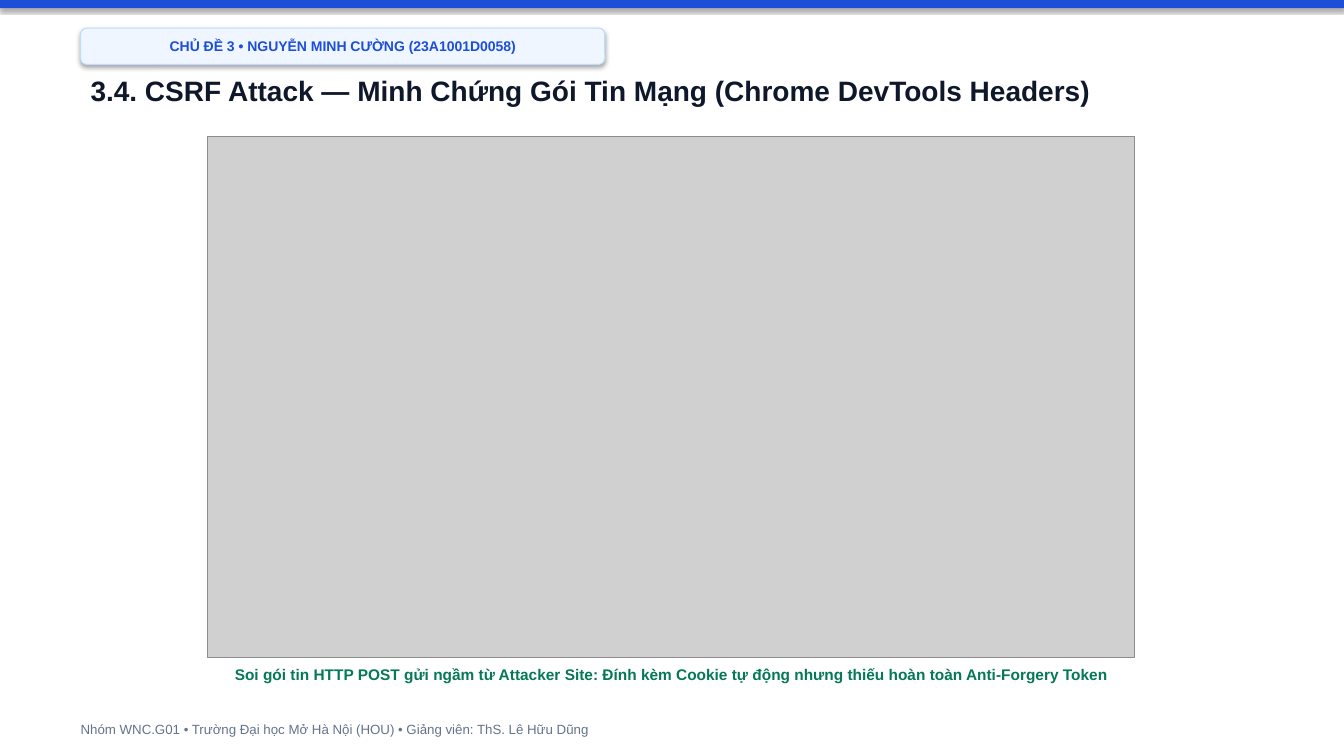
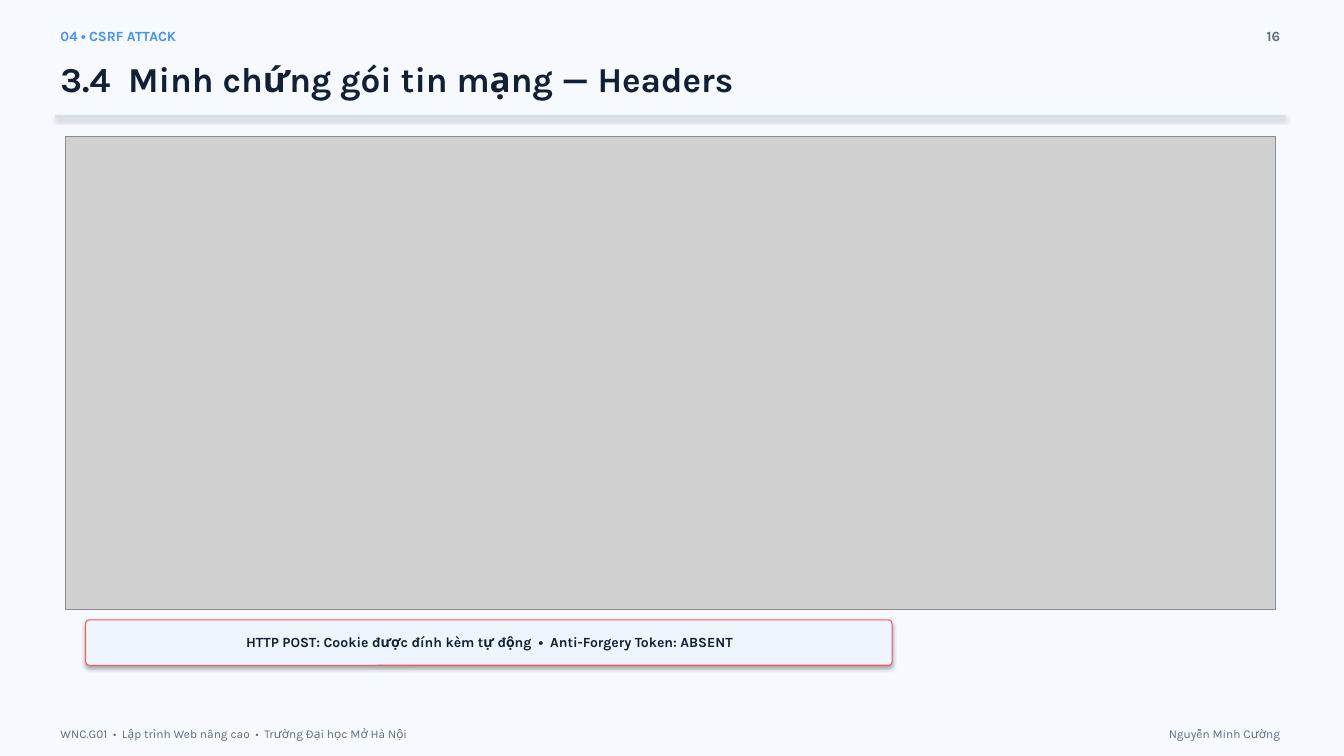
Before and after one commit to hocjsoo/OWASP_Demo, a slide deck: slide 16 of Slide_OWASP_Top3_Nhom_WNC_G01.pptx. Drawn at 1344x756 pixels with LibreOffice and Linux fonts; fonts in the diff are those of the drawing; grey boxes stand for pictures. Boxes give left, top, right and bottom in pixels: in the first picture for what was removed or moved away, otherwise in the second. Text is boxed around its words. In the diff, an @@ line names an element or a change of style, - is before the commit and + after.

Commit message:
fix: adjust bounding boxes and offsets to eliminate text and badge overlaps

```diff
--- a/Slide_OWASP_Top3_Nhom_WNC_G01.pptx
+++ b/Slide_OWASP_Top3_Nhom_WNC_G01.pptx
@@ background #FFFFFF to #F6F9FD @@
@@ rectangle removed at (0, 0, 1344, 8) @@
@@ rounded rectangle removed at (81, 28, 605, 65) @@
-CHỦ ĐỀ 3 • NGUYỄN MINH CƯỜNG (23A1001D0058)
@@ text added at (60, 32, 176, 41), 10 pt, text #4191FF, bold @@
+04 • CSRF ATTACK
@@ text added at (1267, 32, 1280, 41), 10 pt, text #5D6C82, bold @@
+16
@@ text at (60, 64, 734, 101): text changed; size 20 to 25 pt; font Arial to Karla; text colour #0F172A to #121F34 @@
-3.4. CSRF Attack — Minh Chứng Gói Tin Mạng (Chrome DevTools Headers)
+3.4 Minh chứng gói tin mạng — Headers
@@ rectangle added at (55, 116, 1286, 117), fill #D6E0ED, outline #D6E0ED 0.75 pt @@
@@ picture: place and size @@
-picture at (208, 136, 1135, 657)
+picture at (66, 136, 1275, 610)
@@ rounded rectangle added at (86, 620, 892, 665), fill #EFF5FC, outline #EF5B5B 0.75 pt @@
@@ text at (246, 636, 732, 651): text changed; size 11 to 10 pt; font Arial to Karla; text colour #047857 to #121F34 @@
-Soi gói tin HTTP POST gửi ngầm từ Attacker Site: Đính kèm Cookie tự động nhưng thiếu hoàn toàn Anti-Forgery Token
+HTTP POST: Cookie được đính kèm tự động • Anti-Forgery Token: ABSENT
@@ text at (60, 729, 386, 741): text changed; size 9.5 to 8.5 pt; font Arial to Karla; text colour #64748B to #5D6C82 @@
-Nhóm WNC.G01 • Trường Đại học Mở Hà Nội (HOU) • Giảng viên: ThS. Lê Hữu Dũng
+WNC.G01 • Lập trình Web nâng cao • Trường Đại học Mở Hà Nội
@@ text added at (1213, 730, 1241, 738), 8.5 pt, text #5D6C82 @@
+Nguyễn Minh Cường
```
Also in this commit, not shown: 18 other slides changed.
